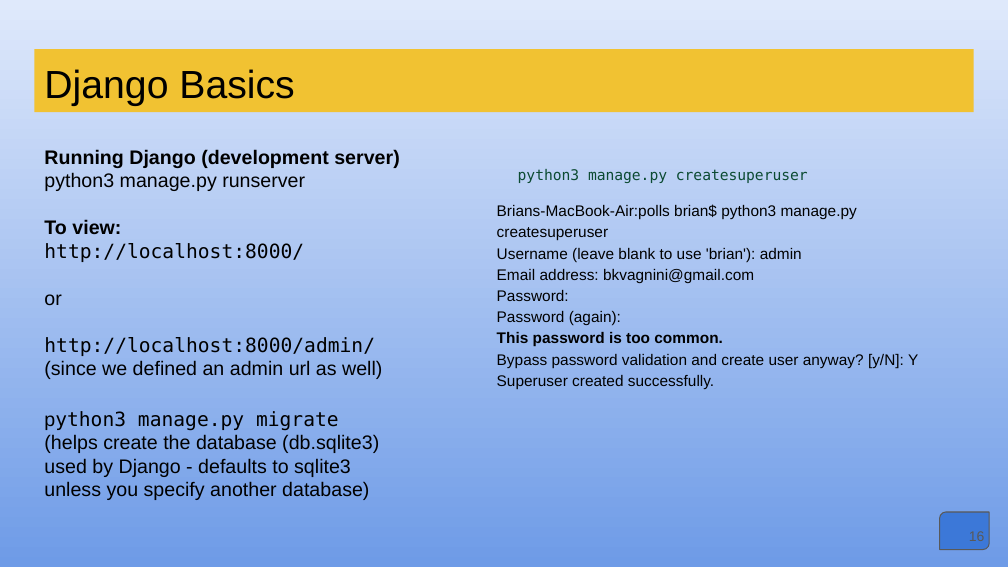
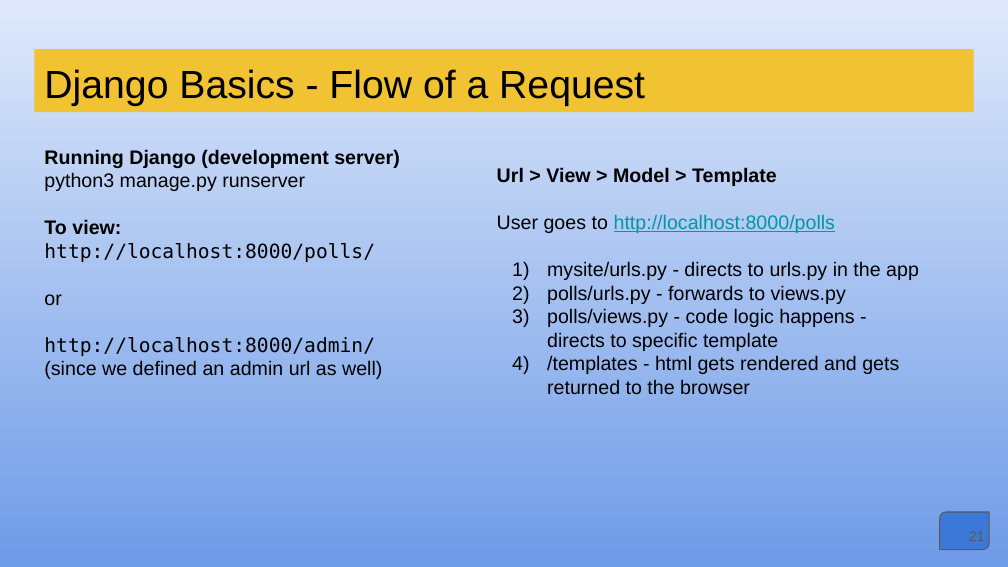
Before and after one commit to bkvspeaks/pythonWebProg, a slide deck: slide 21 of presentation/Python_Web_Programming.pptx (slide 16 before the commit). Drawn at 1008x567 pixels with LibreOffice and Linux fonts; fonts in the diff are those of the drawing. Boxes give left, top, right and bottom in pixels: in the first picture for what was removed or moved away, otherwise in the second. Text is boxed around its words. In the diff, an @@ line names an element or a change of style, - is before the commit and + after.

Commit message:
Tighten up presentation. Run through Django tutorial.

```diff
--- a/presentation/Python_Web_Programming.pptx
+++ b/presentation/Python_Web_Programming.pptx
@@ title at [44,69,645,106]: text changed @@
-Django Basics
+Django Basics - Flow of a Request
@@ text at [497,167,919,395]: text changed; size 11 to 14 pt @@
-python3 manage.py createsuperuser
-Brians-MacBook-Air:polls brian$ python3 manage.py createsuperuser
-Username (leave blank to use 'brian'): admin
-Email address: bkvagnini@gmail.com
-Password:
-Password (again):
-This password is too common.
-Bypass password validation and create user anyway? [y/N]: Y
-Superuser created successfully.
+Url > View > Model > Template
+User goes to http://localhost:8000/polls
+1) mysite/urls.py - directs to urls.py in the app
+2) polls/urls.py - forwards to views.py
+3) polls/views.py - code logic happens - directs to specific template
+4) /templates - html gets rendered and gets returned to the browser
@@ text at [44,243,375,262]: text changed @@
-http://localhost:8000/
+http://localhost:8000/polls/
@@ text at [44,411,379,500]: paragraphs removed @@
-python3 manage.py migrate
-(helps create the database (db.sqlite3) used by Django - defaults to sqlite3 unless you specify another database)
@@ page number at [969,531,985,541]: text changed @@
-16
+21
```
Also in this commit, not shown: 7 other slides changed, 8 slides added, 38 other files.
